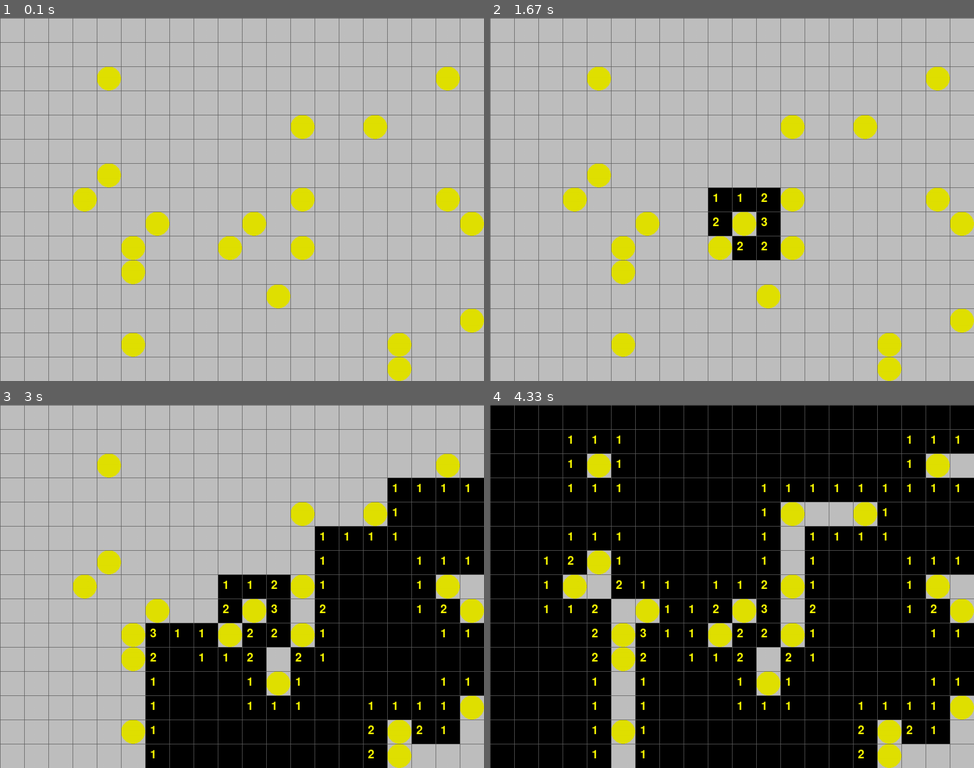
Above: before the commit, frames 1-4 (two rows, left to right).
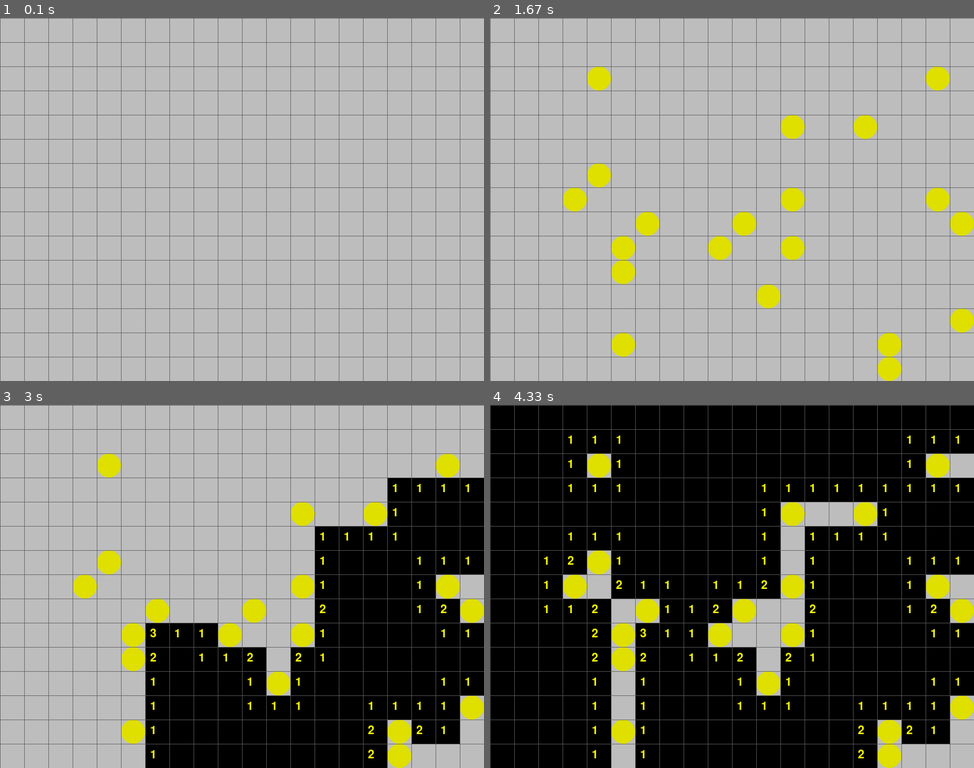
Above: after the commit, the same moments.

Repository: pipipik/py_game_01
Game: pygame game, started from game/mine_sweeper/mine_sweeper.py
Same seed, same stepped clock (60 frames per second), same inputs: the game is played once before the commit and once after it.
Inputs (mouse positions are in pixels of both pictures, inside the frame that each line leads up to):
- Up to frame 1 (0.1 s): no input
- Up to frame 2 (1.67 s): click (732, 221) at 0.88 s
- Up to frame 3 (3 s): click (421, 713) at 1.85 s
- Up to frame 4 (4.33 s): move the mouse to (717, 524) at 3.43 s; click (717, 524) at 3.78 s

The runs differ from the first frame. In frame 1, 5.2% of the frame differs, in the area x 15-100%, y 13-100%; in frame 2, 2.2%; in frame 3, 2.2%; in frame 4, 1.0%.

Commit message:
game_over

Diff:
--- a/game/mine_sweeper/mine_sweeper.py
+++ b/game/mine_sweeper/mine_sweeper.py
@@ -58,7 +58,7 @@
 def main():
   """main routine"""
   smallfont = pygame.font.SysFont(None, 36) # 爆弾の数を表示するFontオブジェクトを作成
-
+  game_over = False # gameoverのフラグをFalseで初期化
   # field1状態をからで初期化 field(list) = [0, 0, ...], [0, ...], ...
   field = [[EMPTY for xpos in range(WIDTH)] for ypos in range(HEIGHT)]
 
@@ -80,7 +80,10 @@
         # クリックされた位置からタイルの位置を取得
         # floor(): 小数点切り捨て(負数は負方向に丸められる)
         xpos, ypos = floor(event.pos[0] / SIZE), floor(event.pos[1] / SIZE)
-        open_tile(field, xpos, ypos) # 関数を呼び出して、タイルを開封状態に変更
+        if field[ypos][xpos] == BOMB: # 指定したタイルが爆弾有りの時
+          game_over = True # gameoverのフラグをTrueに変更
+        else:
+          open_tile(field, xpos, ypos) # 関数を呼び出して、タイルを開封状態に変更
 
     # 描画
     SURFACE.fill((0, 0, 0)) # ウィンドウを黒色(R,G,B)に塗りつぶす
@@ -91,7 +94,7 @@
         rect = (xpos*SIZE, ypos*SIZE, SIZE, SIZE) # tileの矩形サイズを取得
         if tile == EMPTY or tile == BOMB: # field状態が未開封状態の時
           pygame.draw.rect(SURFACE, (192, 192, 192), rect) # 未開封状態を描画
-          if tile == BOMB: # field状態が爆弾有りの時
+          if game_over and tile == BOMB: # game_over状態かつfield状態が爆弾有りの時
             pygame.draw.ellipse(SURFACE, (225, 225, 0), rect) # 爆弾有りを描画
         elif tile == OPENED: # field状態が開封状態の時
           count = num_of_bomb(field, xpos, ypos) # 関数を呼び出して爆弾の数を取得
